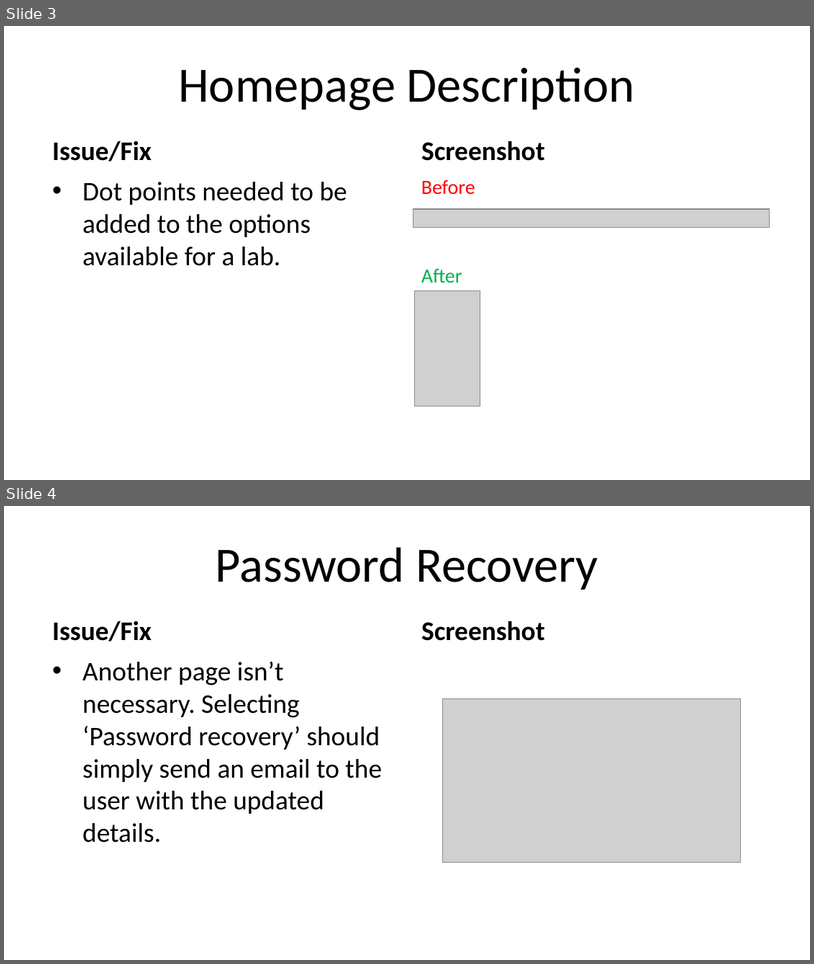
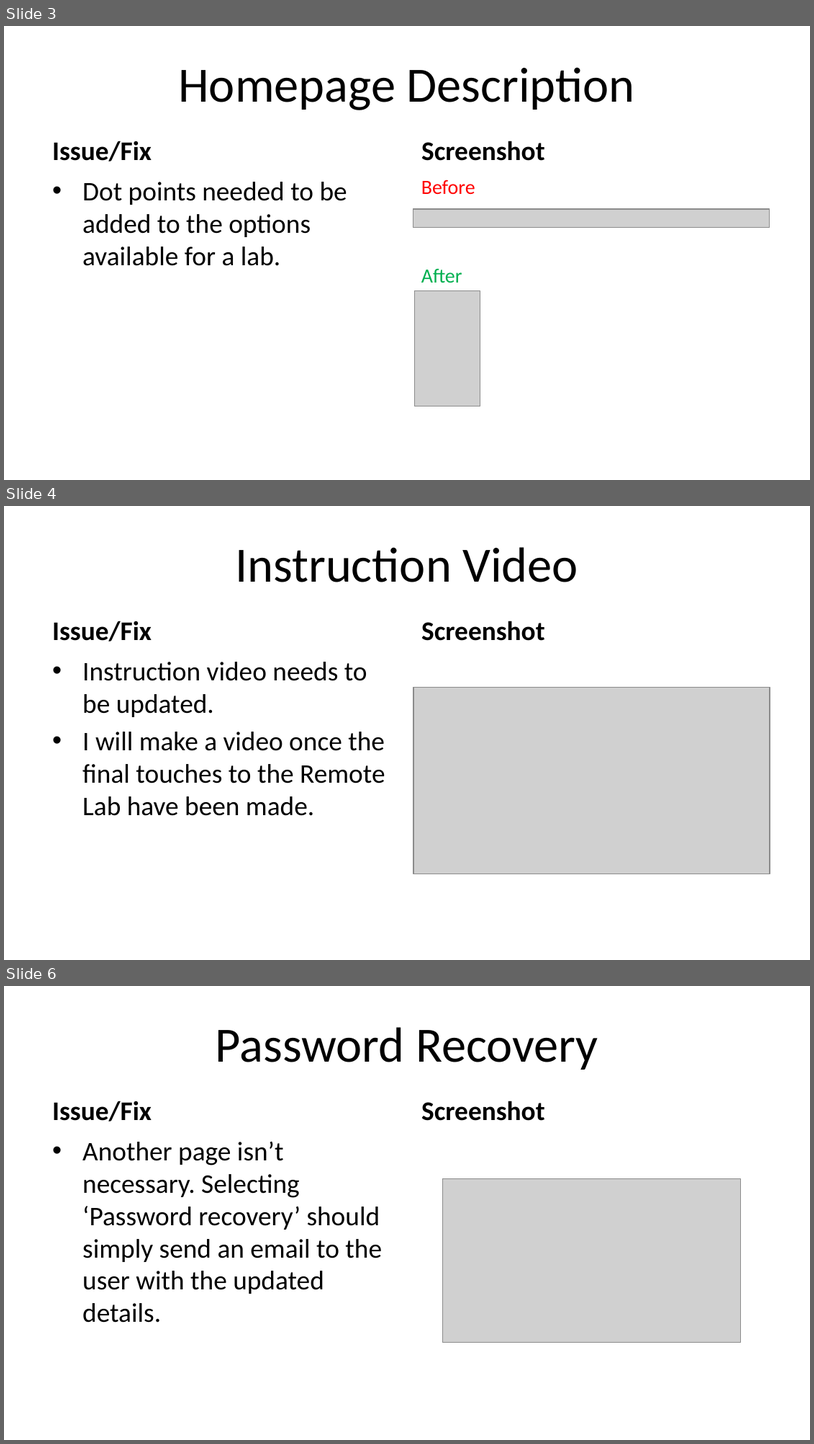
Before and after one commit to Jmackas/Proctoring_Revamp, a slide deck: remotelab/Remote Labs Suggested Changes.pptx. Shown one above the other, each under a label of ours: slides 3 and 4 before the commit, slides 3, 4 and 6 after it; the slides between them are not shown. The pictures are 814x964 and 814x1444 pixels, drawn with LibreOffice and Linux fonts; fonts in the diff are those of the drawing; grey boxes stand for pictures. Boxes give left, top, right and bottom in pixels: in the first picture for what was removed or moved away, otherwise in the second. Text is boxed around its words. In the diff, an @@ line names an element or a change of style, - is before the commit and + after.

Commit message:
remote lab updates

```diff
--- a/remotelab/Remote Labs Suggested Changes.pptx
+++ b/remotelab/Remote Labs Suggested Changes.pptx
@@ slide 4 added at (x1=4, y1=506, x2=810, y2=960), background #FFFFFF @@
@@ title added at (x1=235, y1=547, x2=578, y2=582), 44 pt, text #000000 @@
+Instruction Video
@@ text added at (x1=52, y1=620, x2=152, y2=641), 24 pt, text #000000, bold @@
+Issue/Fix
@@ text added at (x1=422, y1=620, x2=545, y2=641), 24 pt, text #000000, bold @@
+Screenshot
@@ text added at (x1=82, y1=662, x2=385, y2=816), 24 pt, text #000000 @@
+• Instruction video needs to be updated.
+• I will make a video once the final touches to the Remote Lab have been made.
@@ picture added at (x1=414, y1=687, x2=770, y2=874) @@
@@ what was slide 4 is now slide 6 @@
```
Also in this commit, not shown: 1 other slide added, 1 other file.
